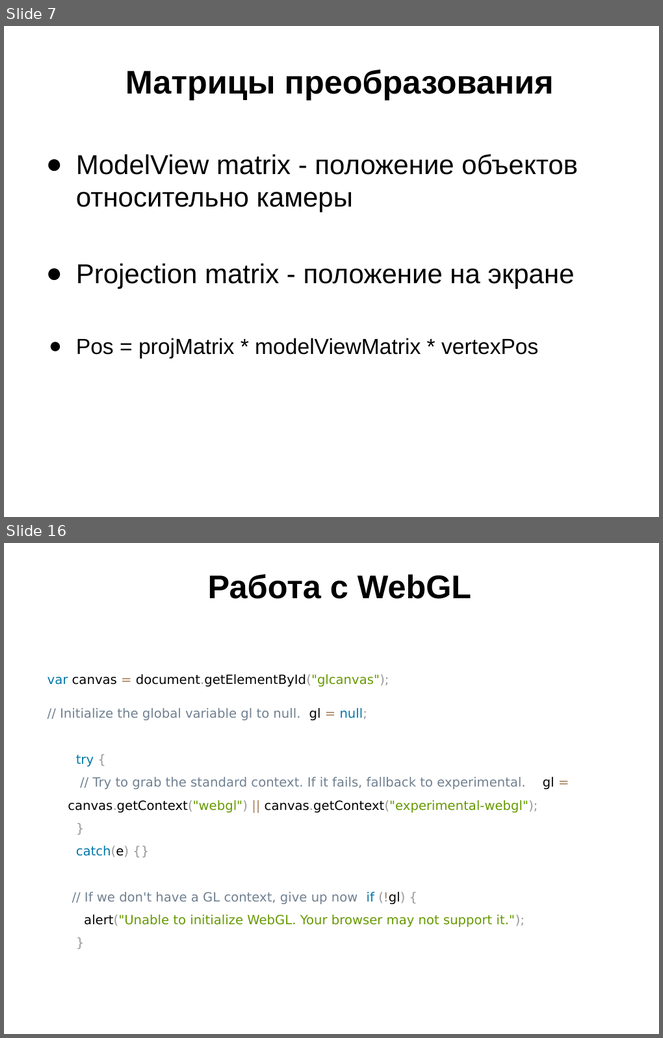
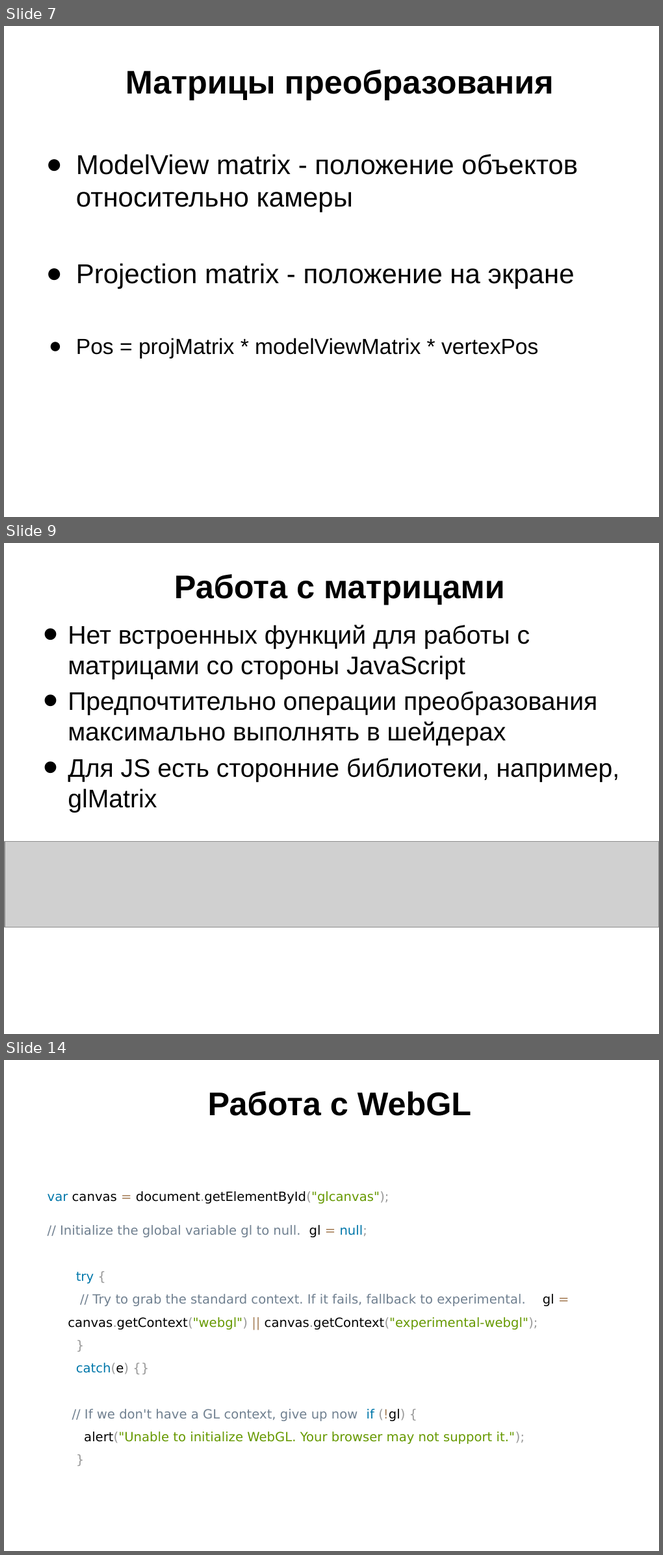
Before and after one commit to schadov/241m-lectures, a slide deck: Lecture-webgl.pptx. Shown one above the other, each under a label of ours: slides 7 and 16 before the commit, slides 7, 9 and 14 after it; the slides between them are not shown. The pictures are 663x1038 and 663x1555 pixels, drawn with LibreOffice and Linux fonts; fonts in the diff are those of the drawing; grey boxes stand for pictures. Boxes give left, top, right and bottom in pixels: in the first picture for what was removed or moved away, otherwise in the second. Text is boxed around its words. In the diff, an @@ line names an element or a change of style, - is before the commit and + after.

```diff
--- a/Lecture-webgl.pptx
+++ b/Lecture-webgl.pptx
@@ slide 9 added at bbox=[4, 543, 659, 1034], background #FFFFFF @@
@@ title added at bbox=[174, 574, 505, 605], 36 pt, text #000000, bold @@
+Работа с матрицами
@@ text added at bbox=[68, 625, 620, 813], 28 pt, text #000000 @@
+• Нет встроенных функций для работы с матрицами со стороны JavaScript
+• Предпочтительно операции преобразования максимально выполнять в шейдерах
+• Для JS есть сторонние библиотеки, например, glMatrix
@@ picture added at bbox=[5, 842, 659, 928] @@
@@ what was slide 16 is now slide 14 @@
```
Also in this commit, not shown: 6 slides changed, 1 other slide added, 4 slides removed.
